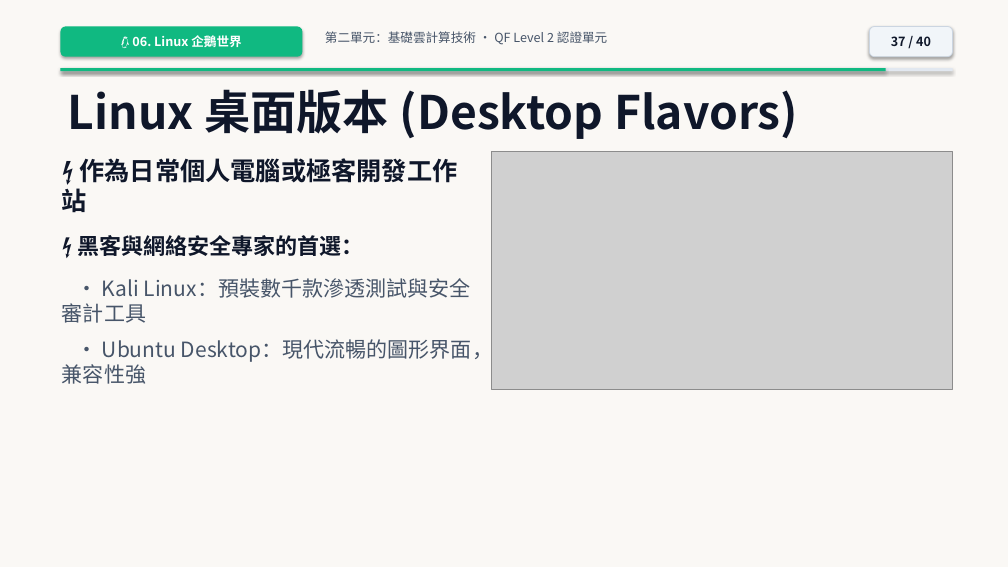
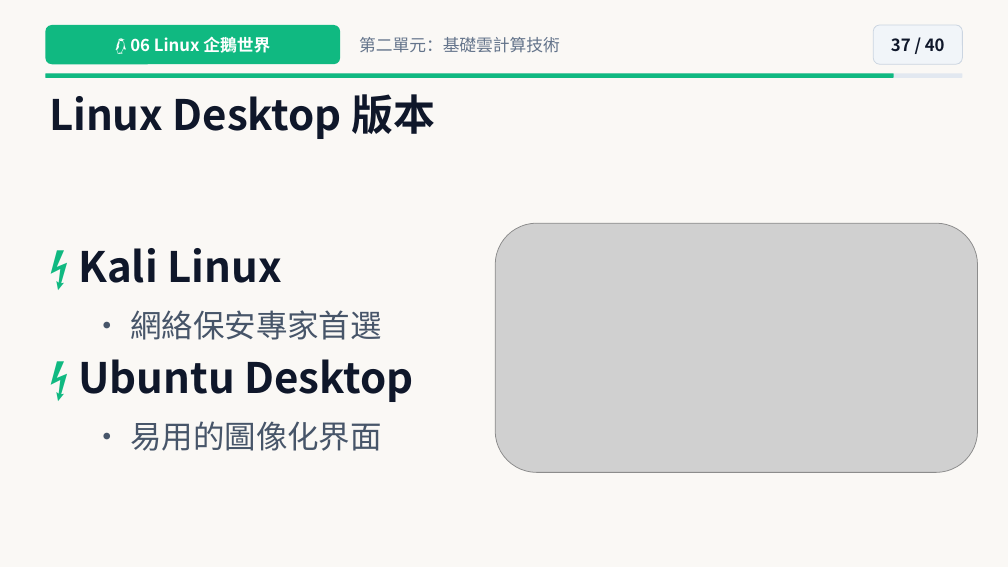
Before and after one commit to joe-ging/seed-cloud-curriculum, a slide deck: slide 37 of downloads/Deck01_Cloud_Level2_NextGen_Pixar_Theme.pptx. Drawn at 1008x567 pixels with LibreOffice and Linux fonts; fonts in the diff are those of the drawing; grey boxes stand for pictures. Boxes give left, top, right and bottom in pixels: in the first picture for what was removed or moved away, otherwise in the second. Text is boxed around its words. In the diff, an @@ line names an element or a change of style, - is before the commit and + after.

```diff
--- a/downloads/Deck01_Cloud_Level2_NextGen_Pixar_Theme.pptx
+++ b/downloads/Deck01_Cloud_Level2_NextGen_Pixar_Theme.pptx
@@ rectangle at bbox=[0, 0, 1008, 567]: shadow off @@
@@ rounded rectangle "🐧 06 Linux 企鵝世界": place and size @@
-rounded rectangle "🐧 06 Linux 企鵝世界" at bbox=[60, 26, 302, 57]
+rounded rectangle "🐧 06 Linux 企鵝世界" at bbox=[45, 25, 340, 64]
@@ rounded rectangle "🐧 06 Linux 企鵝世界" at bbox=[45, 25, 340, 64]: shadow off @@
@@ rounded rectangle "37 / 40": place and size @@
-rounded rectangle "37 / 40" at bbox=[870, 26, 953, 57]
+rounded rectangle "37 / 40" at bbox=[873, 25, 963, 64]
@@ rounded rectangle "37 / 40" at bbox=[873, 25, 963, 64]: size 12 to 16 pt; shadow off @@
@@ text in rounded rectangle at bbox=[130, 36, 270, 53]: text changed; size 12 to 16 pt @@
-🐧 06. Linux 企鵝世界
+🐧 06 Linux 企鵝世界
@@ text at bbox=[359, 37, 560, 53]: text changed; size 12 to 16 pt; text colour #475569 to #64748B @@
-第二單元：基礎雲計算技術 • QF Level 2 認證單元
+第二單元：基礎雲計算技術
@@ rounded rectangle: place and size @@
-rounded rectangle at bbox=[60, 68, 953, 71]
+rounded rectangle at bbox=[45, 73, 963, 78]
@@ rounded rectangle at bbox=[45, 73, 963, 78]: rectangle to rounded rectangle; shadow off @@
@@ rounded rectangle at bbox=[45, 73, 894, 78]: rectangle to rounded rectangle; shadow off @@
@@ rounded rectangle: place and size @@
-rounded rectangle at bbox=[60, 68, 885, 71]
+rounded rectangle at bbox=[45, 73, 894, 78]
@@ text at bbox=[49, 94, 436, 139]: text changed; size 44 to 40 pt @@
-Linux 桌面版本 (Desktop Flavors)
+Linux Desktop 版本
@@ vertical alignment top to middle in 3 elements at bbox=[359, 37, 560, 53], bbox=[49, 94, 436, 139], bbox=[78, 248, 413, 451] @@
@@ picture: place and size @@
-picture at bbox=[492, 151, 953, 389]
+picture at bbox=[495, 223, 978, 473]
@@ text at bbox=[78, 248, 413, 451]: text changed; size 20 to 40 pt; text colour #475569 to #0F172A; bold on @@
-⚡ 作為日常個人電腦或極客開發工作站
-⚡ 黑客與網絡安全專家的首選：
-• Kali Linux：預裝數千款滲透測試與安全審計工具
-• Ubuntu Desktop：現代流暢的圖形界面，兼容性強
+⚡ Kali Linux
+• 網絡保安專家首選
+⚡ Ubuntu Desktop
+• 易用的圖像化界面
```
Also in this commit, not shown: 38 other slides changed, 1 slide added, 1 slide removed, 41 other files.
